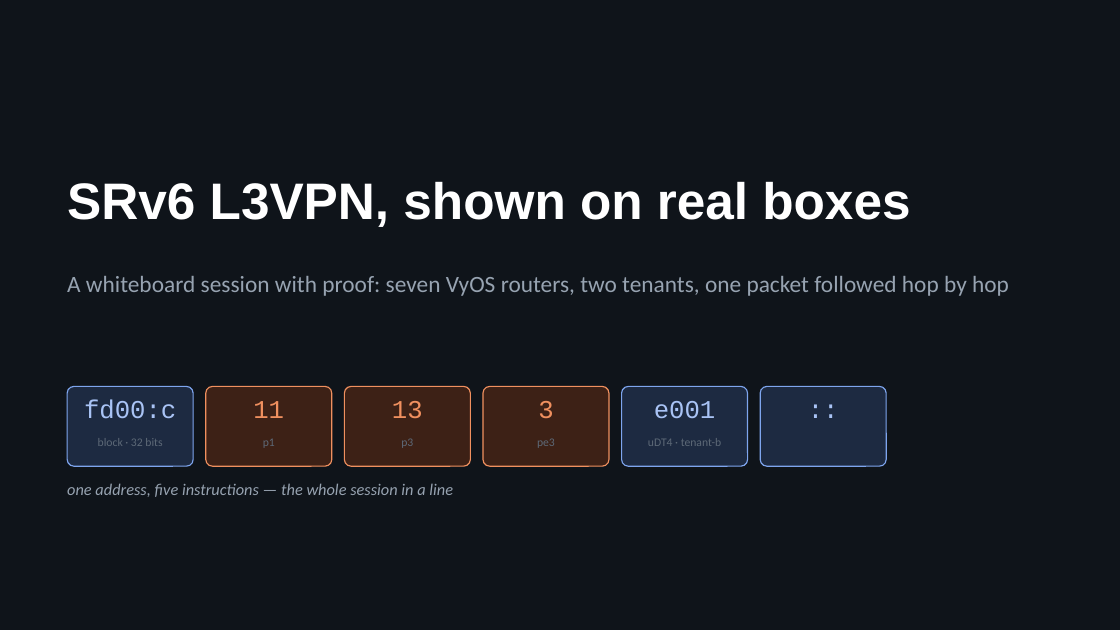
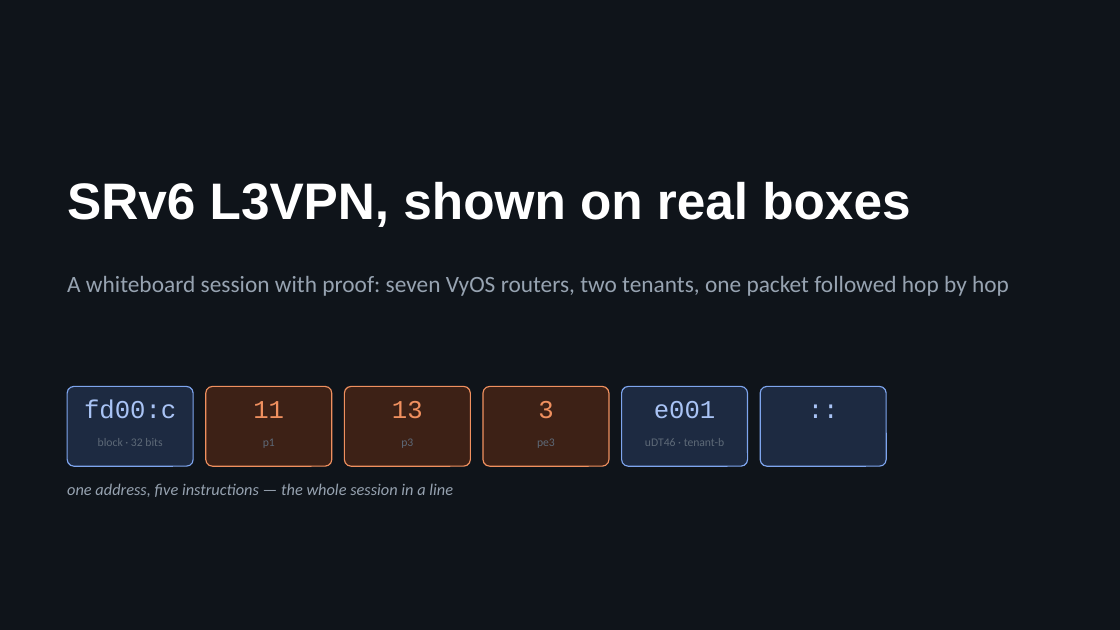
Before and after one commit to dcantor/srv6-core, a slide deck: slide 1 of docs/session/slides.pptx. Drawn at 1120x630 pixels with LibreOffice and Linux fonts; fonts in the diff are those of the drawing. Boxes give left, top, right and bottom in pixels: in the first picture for what was removed or moved away, otherwise in the second. Text is boxed around its words. In the diff, an @@ line names an element or a change of style, - is before the commit and + after.

```diff
--- a/docs/session/slides.pptx
+++ b/docs/session/slides.pptx
@@ text at [645, 438, 724, 446]: text changed @@
-uDT4 · tenant-b
+uDT46 · tenant-b
```
Also in this commit, not shown: 8 other slides changed, 43 other files.
